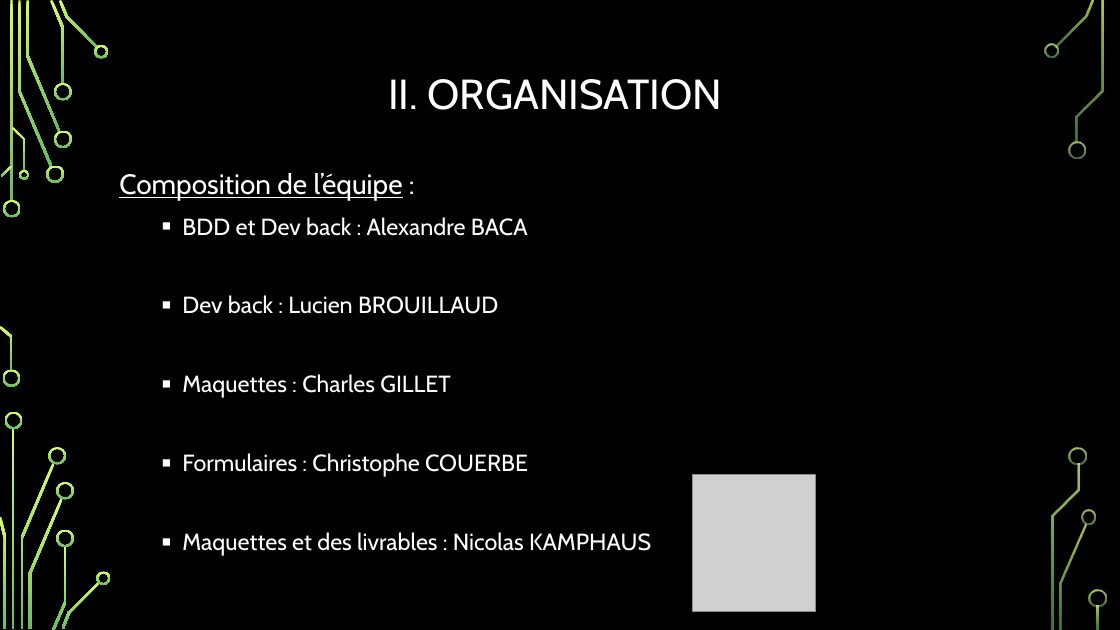
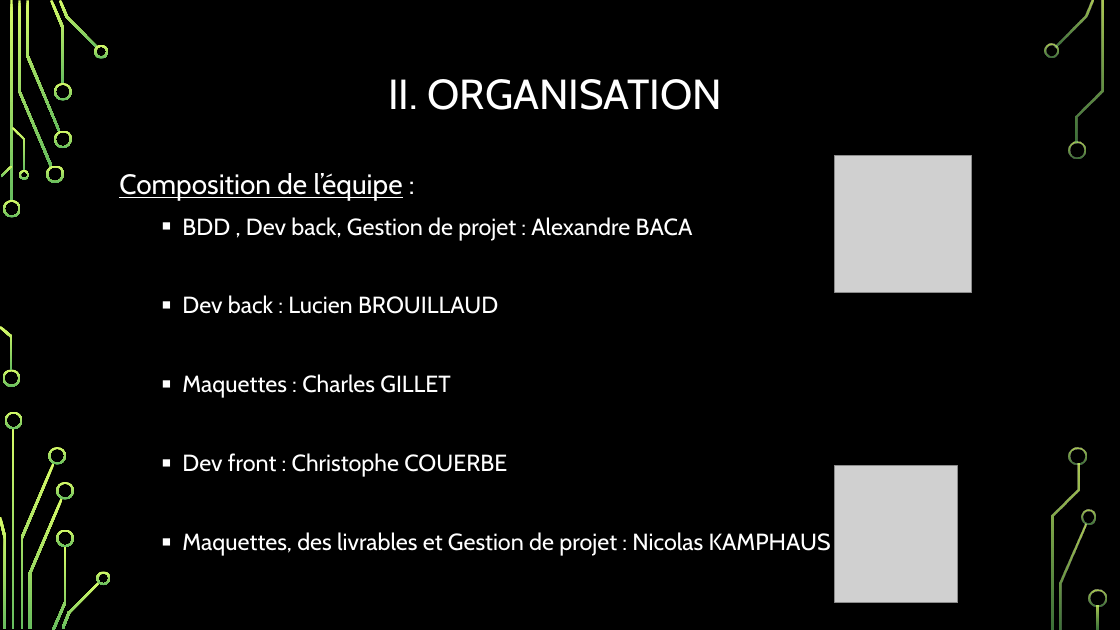
Before and after one commit to bacaAlexandre/le_bon_potager, a slide deck: slide 4 of Le_Bon_Potager.pptx. Drawn at 1120x630 pixels with LibreOffice and Linux fonts; fonts in the diff are those of the drawing; grey boxes stand for pictures; background and template pictures are left out. Boxes give left, top, right and bottom in pixels: in the first picture for what was removed or moved away, otherwise in the second. Text is boxed around its words. In the diff, an @@ line names an element or a change of style, - is before the commit and + after.

```diff
--- a/Le_Bon_Potager.pptx
+++ b/Le_Bon_Potager.pptx
@@ picture added at (835, 155, 972, 292) @@
@@ text at (182, 217, 693, 241): text changed @@
-  ▪ BDD et Dev back : Alexandre BACA
+  ▪ BDD , Dev back, Gestion de projet : Alexandre BACA
@@ text at (182, 453, 831, 556): text changed @@
-  ▪ Formulaires : Christophe COUERBE
-  ▪ Maquettes et des livrables : Nicolas KAMPHAUS
+  ▪ Dev front : Christophe COUERBE
+  ▪ Maquettes, des livrables et Gestion de projet : Nicolas KAMPHAUS
@@ picture: place and size @@
-picture at (692, 475, 816, 612)
+picture at (835, 466, 959, 603)
```
Also in this commit, not shown: 1 other slide changed, 1 other file.
